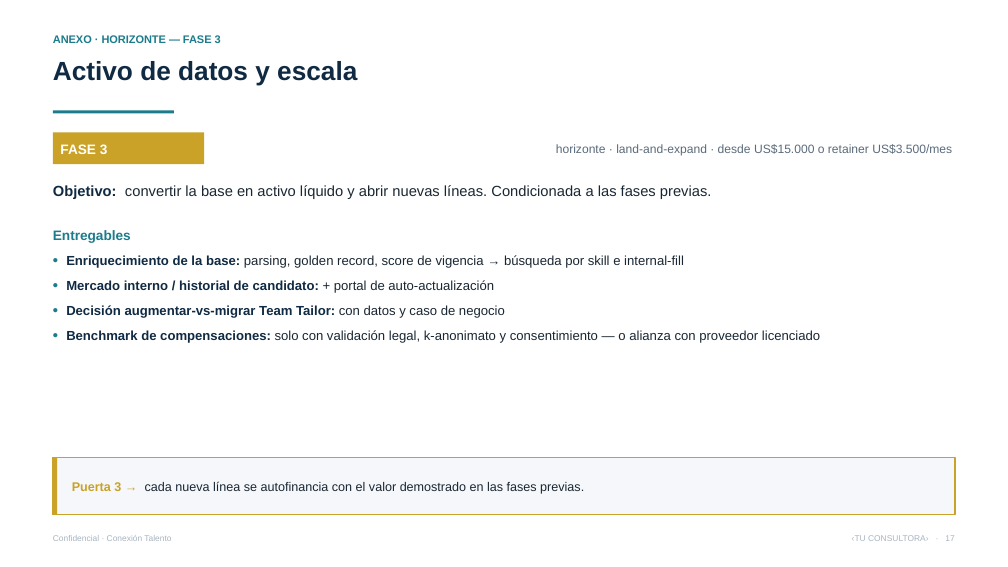
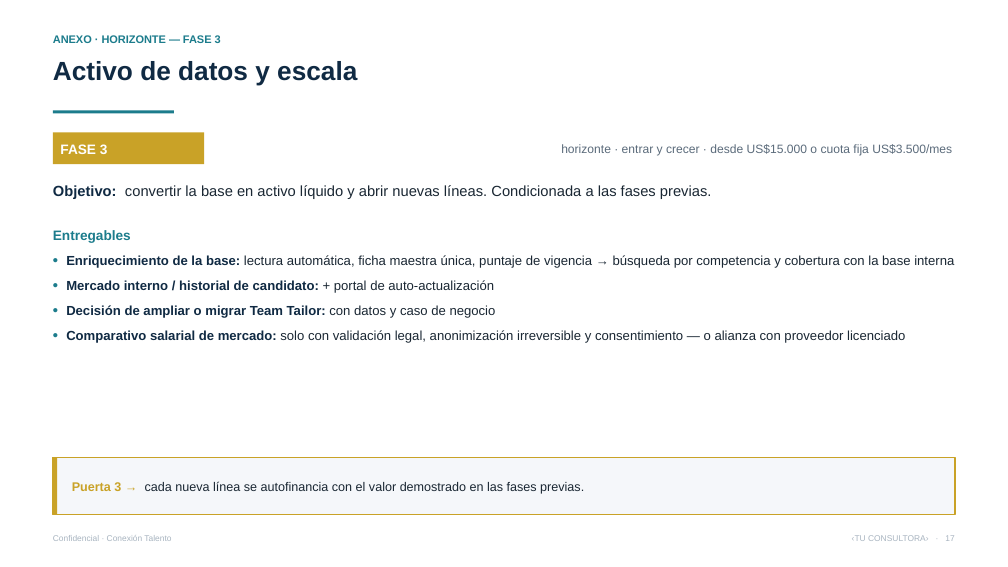
Before and after one commit to vverlaine/conexion-talento-ia, a slide deck: slide 17 of 04-propuesta/Presentacion-Conexion-Talento.pptx. Drawn at 1008x567 pixels with LibreOffice and Linux fonts; fonts in the diff are those of the drawing. Boxes give left, top, right and bottom in pixels: in the first picture for what was removed or moved away, otherwise in the second. Text is boxed around its words. In the diff, an @@ line names an element or a change of style, - is before the commit and + after.

```diff
--- a/04-propuesta/Presentacion-Conexion-Talento.pptx
+++ b/04-propuesta/Presentacion-Conexion-Talento.pptx
@@ text at [561, 144, 952, 156]: text changed @@
-horizonte · land-and-expand · desde US$15.000 o retainer US$3.500/mes
+horizonte · entrar y crecer · desde US$15.000 o cuota fija US$3.500/mes
@@ text at [66, 255, 954, 268]: text changed @@
-• Enriquecimiento de la base: parsing, golden record, score de vigencia → búsqueda por skill e internal-fill
+• Enriquecimiento de la base: lectura automática, ficha maestra única, puntaje de vigencia → búsqueda por competencia y cobertura con la base interna
@@ text at [66, 305, 905, 343]: text changed @@
-• Decisión augmentar-vs-migrar Team Tailor: con datos y caso de negocio
-• Benchmark de compensaciones: solo con validación legal, k-anonimato y consentimiento — o alianza con proveedor licenciado
+• Decisión de ampliar o migrar Team Tailor: con datos y caso de negocio
+• Comparativo salarial de mercado: solo con validación legal, anonimización irreversible y consentimiento — o alianza con proveedor licenciado
```
Also in this commit, not shown: 13 other slides changed, 19 other files.
